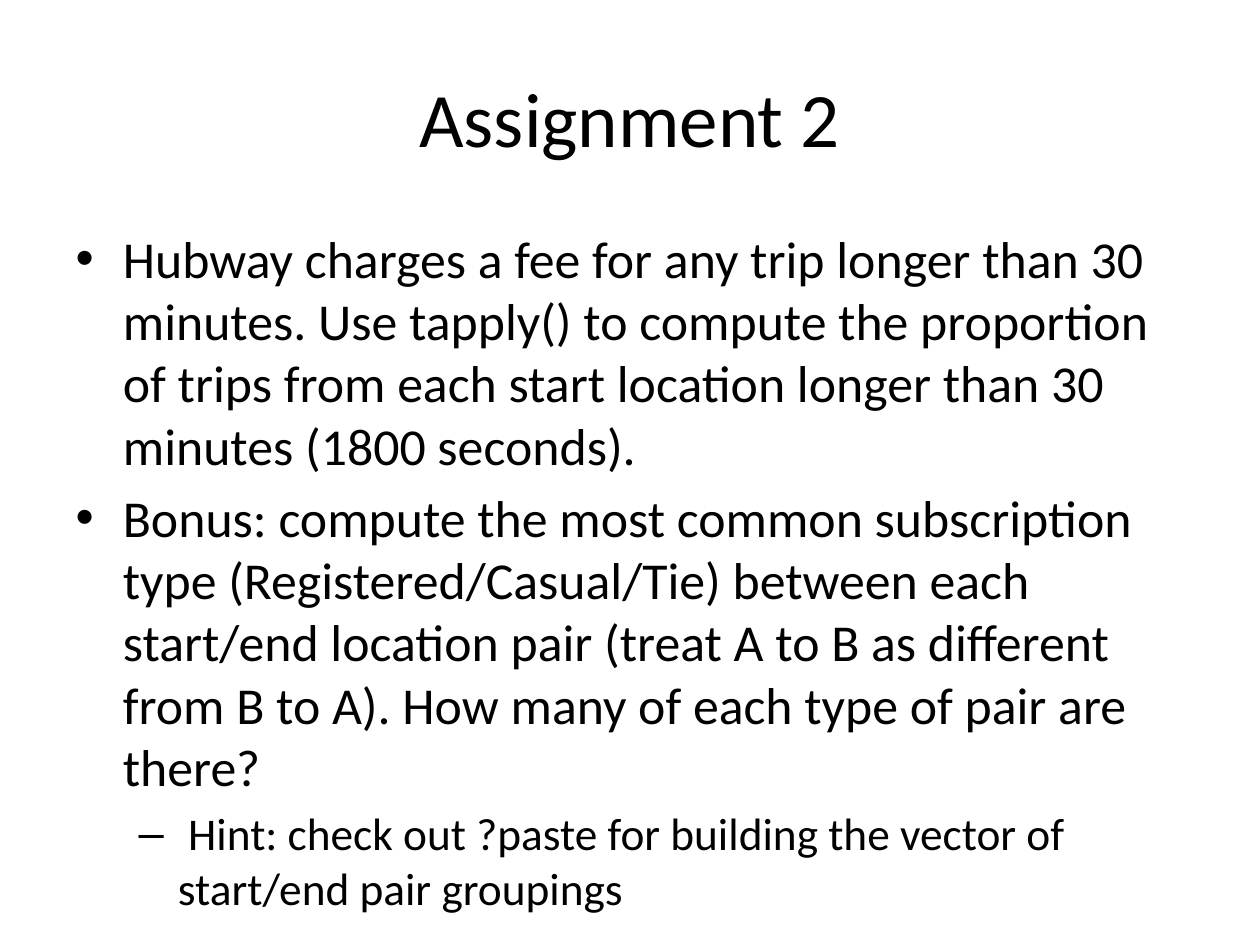
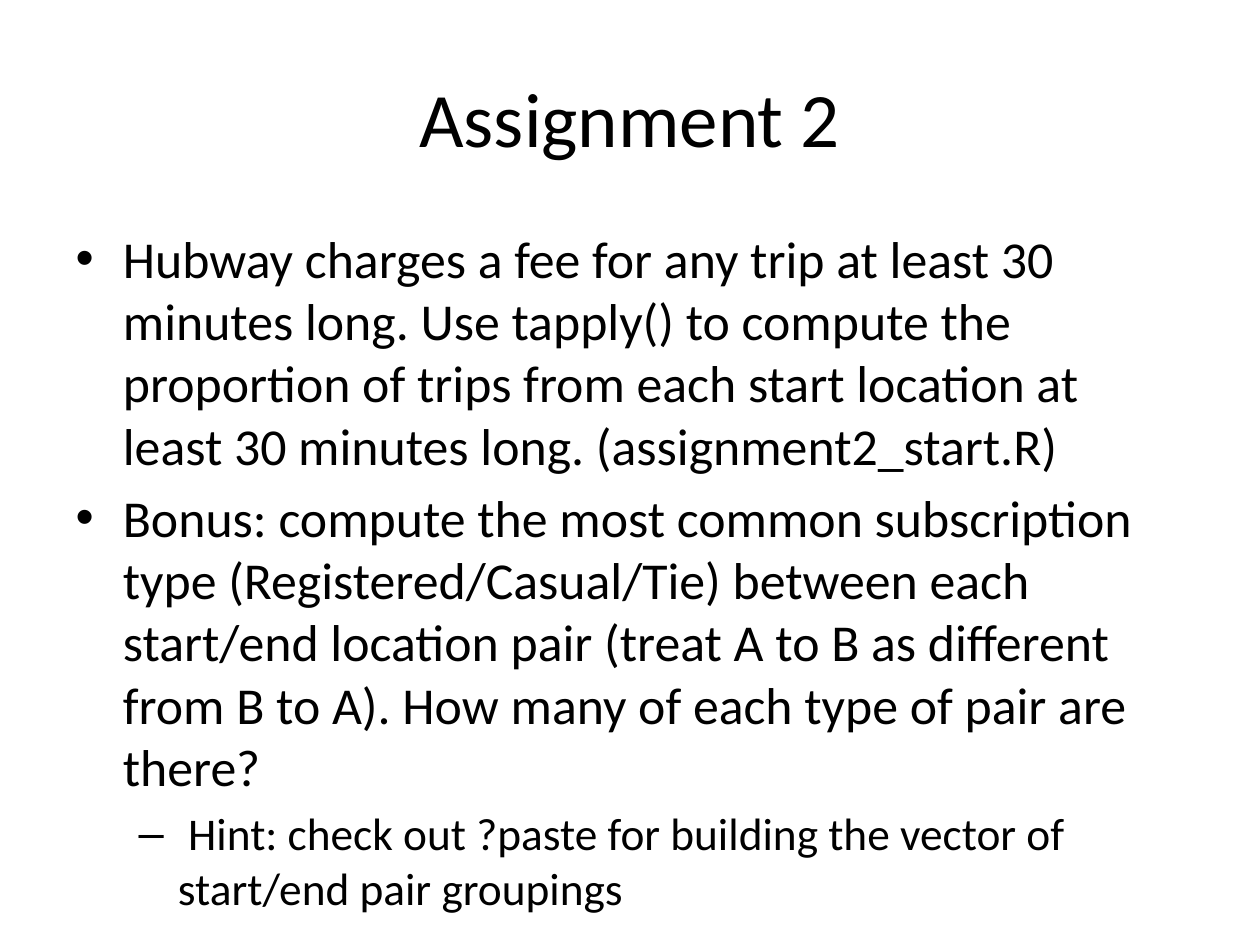
Before and after one commit to IainNZ/ORSoftwareTools2014, a slide deck: slide 7 of IntermediateR/slides.pptx. Drawn at 1260x945 pixels with LibreOffice and Linux fonts; fonts in the diff are those of the drawing. Boxes give left, top, right and bottom in pixels: in the first picture for what was removed or moved away, otherwise in the second. Text is boxed around its words. In the diff, an @@ line names an element or a change of style, - is before the commit and + after.

Commit message:
Add starter files for 3 of the assignments in Intermediate R

```diff
--- a/IntermediateR/slides.pptx
+++ b/IntermediateR/slides.pptx
@@ text at [123,242,1078,474]: text changed @@
-• Hubway charges a fee for any trip longer than 30 minutes. Use tapply() to compute the proportion of trips from each start location longer than 30 minutes (1800 seconds).
+• Hubway charges a fee for any trip at least 30 minutes long. Use tapply() to compute the proportion of trips from each start location at least 30 minutes long. (assignment2_start.R)
```
Also in this commit, not shown: 2 other slides changed, 4 other files.
